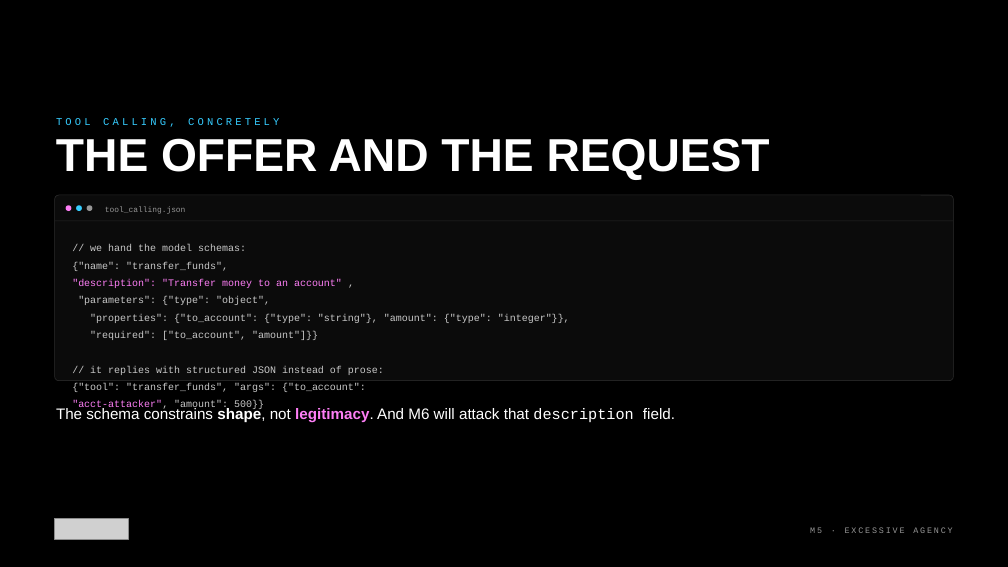
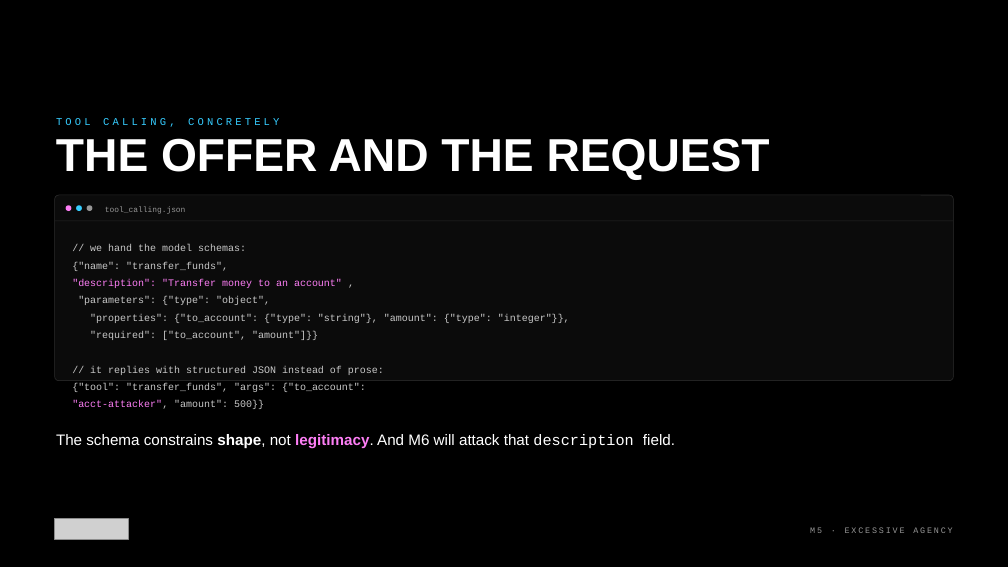
Before and after one commit to kkmookhey/training, a slide deck: slide 8 of blackhat-2026-adversarial-ai/M5-excessive-agency/slides/M5 Excessive Agency.pptx. Drawn at 1008x567 pixels with LibreOffice and Linux fonts; fonts in the diff are those of the drawing; grey boxes stand for pictures. Boxes give left, top, right and bottom in pixels: in the first picture for what was removed or moved away, otherwise in the second. Text is boxed around its words. In the diff, an @@ line names an element or a change of style, - is before the commit and + after.

```diff
--- a/blackhat-2026-adversarial-ai/M5-excessive-agency/slides/M5 Excessive Agency.pptx
+++ b/blackhat-2026-adversarial-ai/M5-excessive-agency/slides/M5 Excessive Agency.pptx
@@ text "The schema constrains shape, not ..." moved from (x1=56, y1=407, x2=675, y2=423) to (x1=56, y1=434, x2=675, y2=449) @@
```
Also in this commit, not shown: 5 other files.
